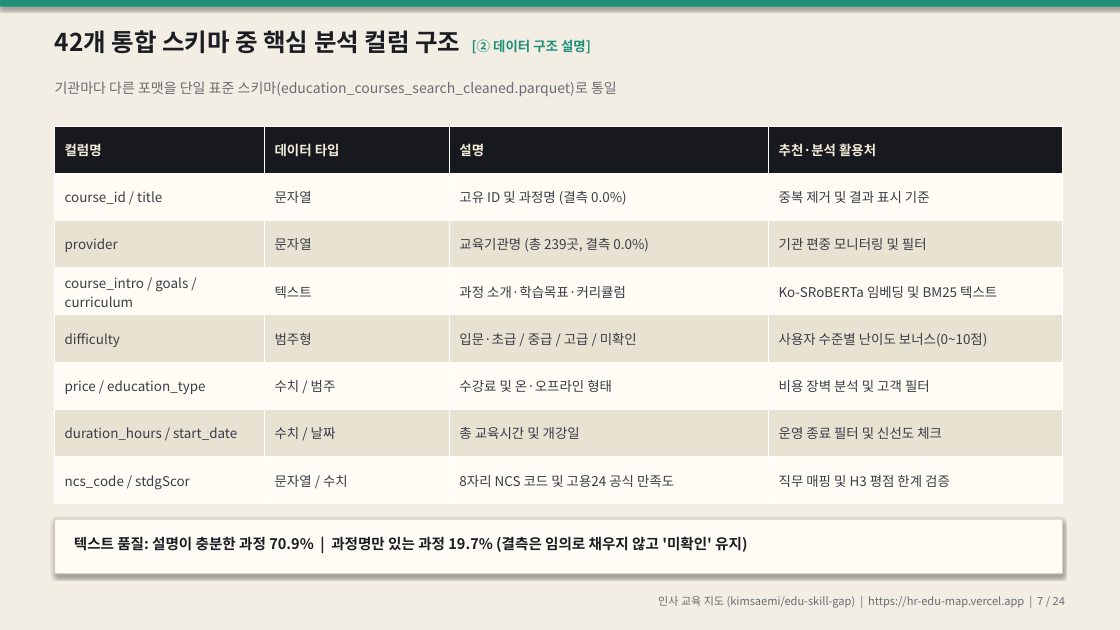
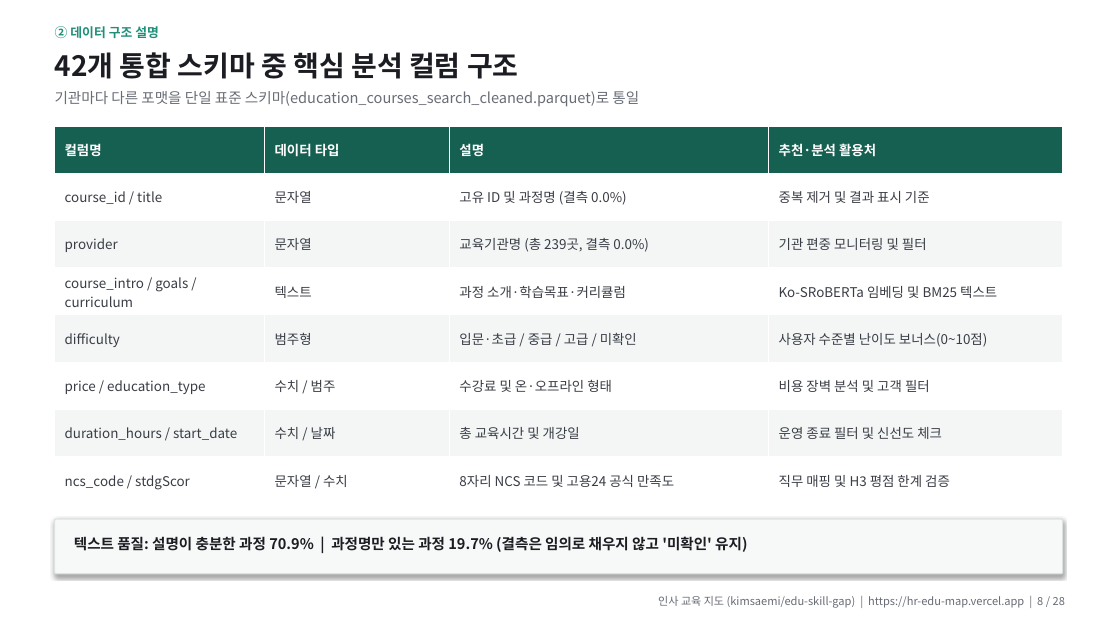
Before and after one commit to kimsaemi/edu-skill-gap, a slide deck: slide 8 of presentation/HR_교육지도_발표.pptx (slide 7 before the commit). Drawn at 1120x630 pixels with LibreOffice and Linux fonts; fonts in the diff are those of the drawing. Boxes give left, top, right and bottom in pixels: in the first picture for what was removed or moved away, otherwise in the second. Text is boxed around its words. In the diff, an @@ line names an element or a change of style, - is before the commit and + after.

```diff
--- a/presentation/HR_교육지도_발표.pptx
+++ b/presentation/HR_교육지도_발표.pptx
@@ rectangle at <box>0,0,1120,630</box>: fill #F2EEE4 to #FFFFFF @@
@@ rectangle removed at <box>0,0,1120,7</box> @@
@@ text added at <box>55,26,159,38</box>, 11 pt, text #1F8F78, bold @@
+② 데이터 구조 설명
@@ text at <box>55,52,519,79</box>: text changed; size 21 to 24 pt @@
-42개 통합 스키마 중 핵심 분석 컬럼 구조 [② 데이터 구조 설명]
+42개 통합 스키마 중 핵심 분석 컬럼 구조
@@ text "기관마다 다른 포맷을 단일 표준 ...": place and size @@
-text "기관마다 다른 포맷을 단일 표준 ..." at <box>55,81,617,96</box>
+text "기관마다 다른 포맷을 단일 표준 ..." at <box>55,91,639,107</box>
@@ text "기관마다 다른 포맷을 단일 표준 ..." at <box>55,91,639,107</box>: size 12 to 12.5 pt @@
@@ table at <box>55,126,1063,504</box> @@
@@ fill #17191F to #166052 in row 1 @@
@@ fill #FFFCF5 to #FFFFFF in 16 cells @@
@@ fill #E8E2D2 to #F3F6F5 in 12 cells @@
@@ text colour #F1EBD8 to #FFFFFF in "컬럼명", "데이터 타입", "설명", "추천·분석 활용처" @@
@@ rounded rectangle at <box>55,519,1063,574</box>: fill #FFFCF5 to #F7F9F8; outline #D6CEBB 1 pt to #DCE2DF 1 pt @@
@@ text at <box>658,596,1065,608</box>: text changed @@
-인사 교육 지도 (kimsaemi/edu-skill-gap) | https://hr-edu-map.vercel.app | 7 / 24
+인사 교육 지도 (kimsaemi/edu-skill-gap) | https://hr-edu-map.vercel.app | 8 / 28
```
Also in this commit, not shown: 22 other slides changed, 4 slides added, 6 other files.
